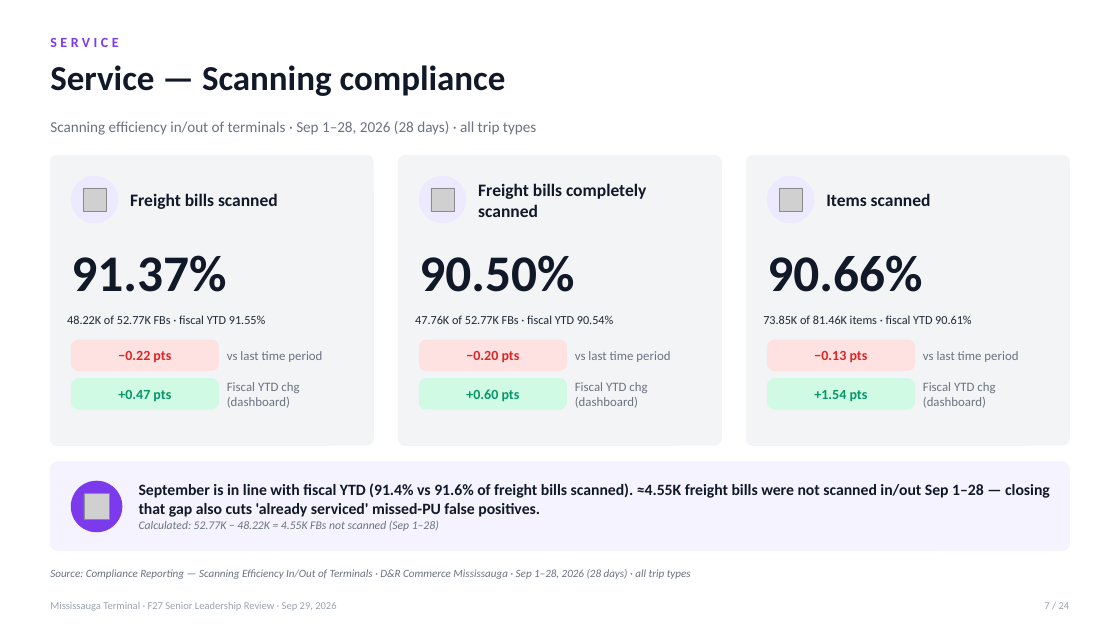
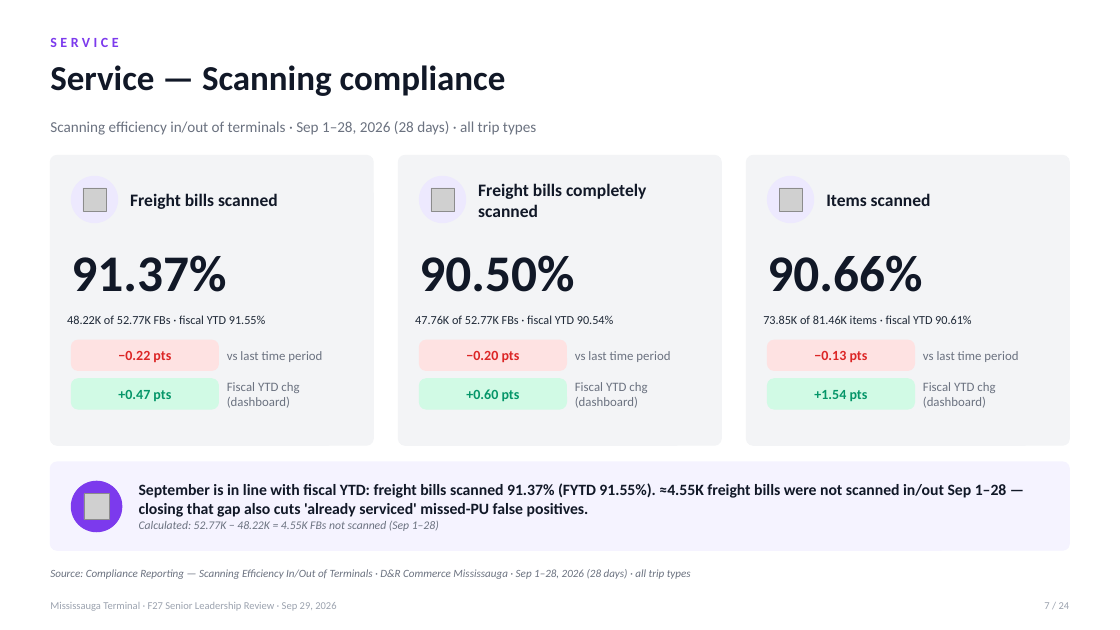
Before and after one commit to FuoriclasseX/mississauga-terminal-f26-cost-transformation-dashboard, a slide deck: slide 7 of presentation/Mississauga_F27_Leadership_Review_Sep29.pptx. Drawn at 1120x630 pixels with LibreOffice and Linux fonts; fonts in the diff are those of the drawing; grey boxes stand for pictures. Boxes give left, top, right and bottom in pixels: in the first picture for what was removed or moved away, otherwise in the second. Text is boxed around its words. In the diff, an @@ line names an element or a change of style, - is before the commit and + after.

```diff
--- a/presentation/Mississauga_F27_Leadership_Review_Sep29.pptx
+++ b/presentation/Mississauga_F27_Leadership_Review_Sep29.pptx
@@ text at [139,483,1007,517]: text changed @@
-September is in line with fiscal YTD (91.4% vs 91.6% of freight bills scanned). ≈4.55K freight bills were not scanned in/out Sep 1–28 — closing that gap also cuts 'already serviced' missed-PU false positives.
+September is in line with fiscal YTD: freight bills scanned 91.37% (FYTD 91.55%). ≈4.55K freight bills were not scanned in/out Sep 1–28 — closing that gap also cuts 'already serviced' missed-PU false positives.
```
Also in this commit, not shown: 11 other slides changed, 1 other file.
